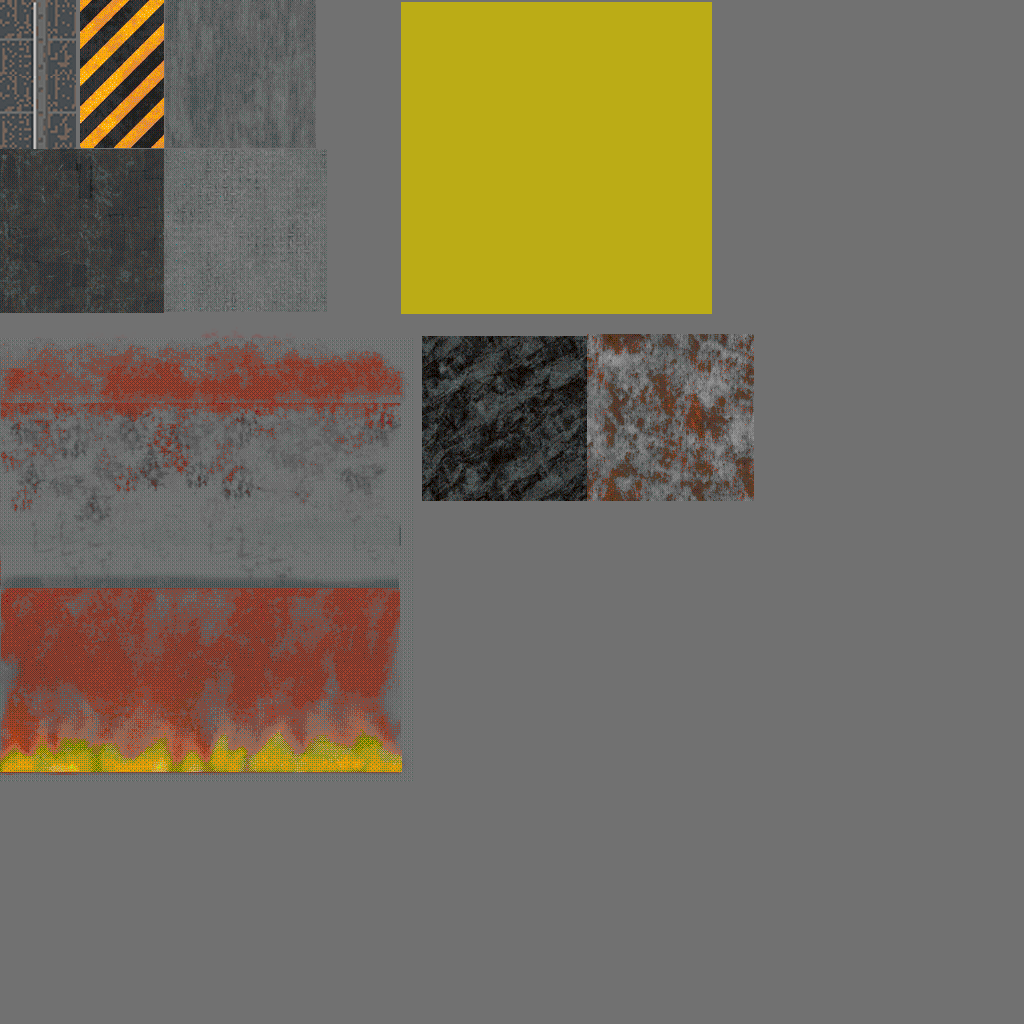
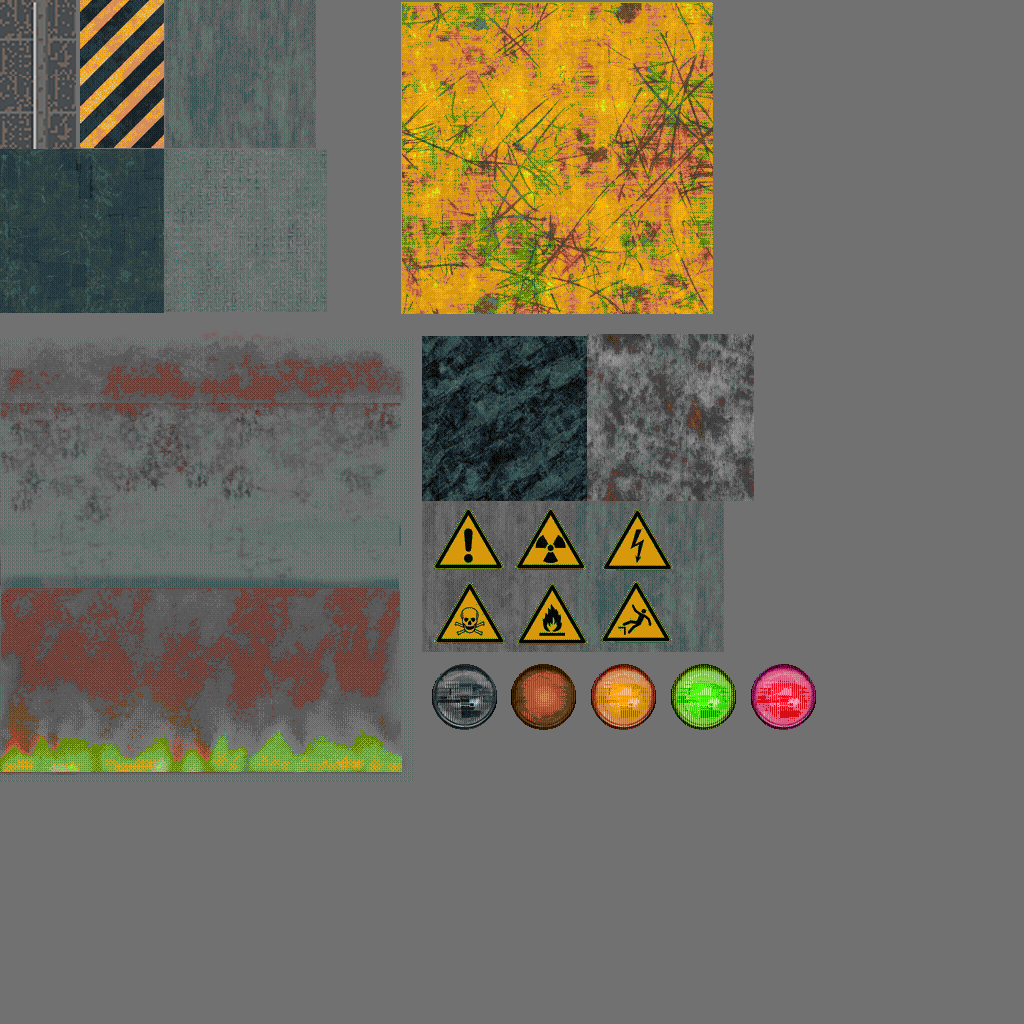
Revision of a layered 1024×1024 image; what changed, layer by layer:
added layer "Paint Layer 1 (pasted)" (1st of 7) above "Paint Layer 1 (pasted)" over [402, 3, 816, 730]
added layer "Paint Layer 1 (pasted)" (2nd of 7) above "Paint Layer 1 (pasted)" over [751, 664, 816, 730]
added layer "Paint Layer 1 (pasted)" (3rd of 7) above "Paint Layer 1 (pasted)" over [663, 602, 791, 730]
added layer "Paint Layer 1 (pasted)" (4th of 7) above "Paint Layer 1 (pasted)" over [583, 602, 711, 730]
added layer "Paint Layer 1 (pasted)" (5th of 7) above "Paint Layer 1 (pasted)" over [424, 602, 552, 730]
added layer "Paint Layer 1 (pasted)" (6th of 7) above "Paint Layer 1 (pasted)" over [422, 501, 724, 652]
added layer "PaintedMetal001_1K-JPG_Color.jpg" above "Metal023_1K-JPG_Color.jpg" over [402, 3, 713, 314]
added layer "Copy of Concrete030_1K-JPG_Color.jpg" (1st of 2) above "Copy of Concrete030_1K-JPG_Color.jpg" over [512, 501, 768, 704]
added layer "Copy of Concrete030_1K-JPG_Color.jpg" (2nd of 2) above "Concrete030_1K-JPG_Color.jpg" over [422, 501, 640, 704]
